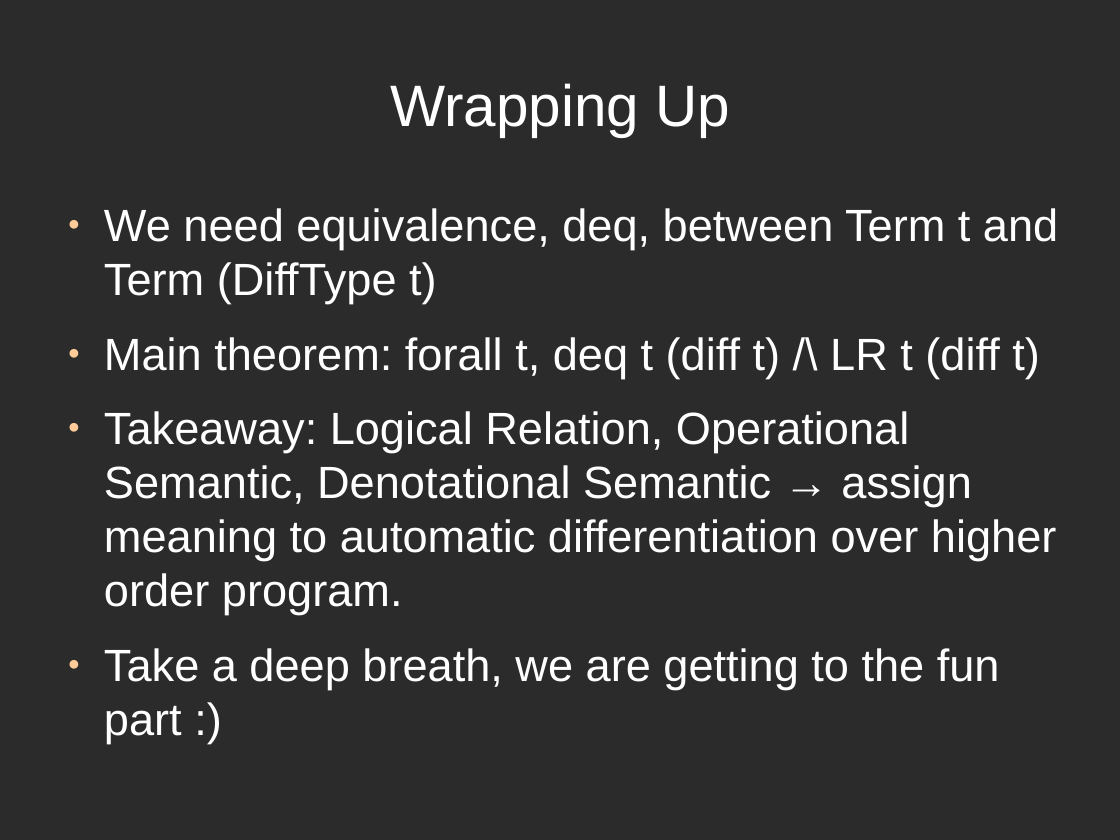
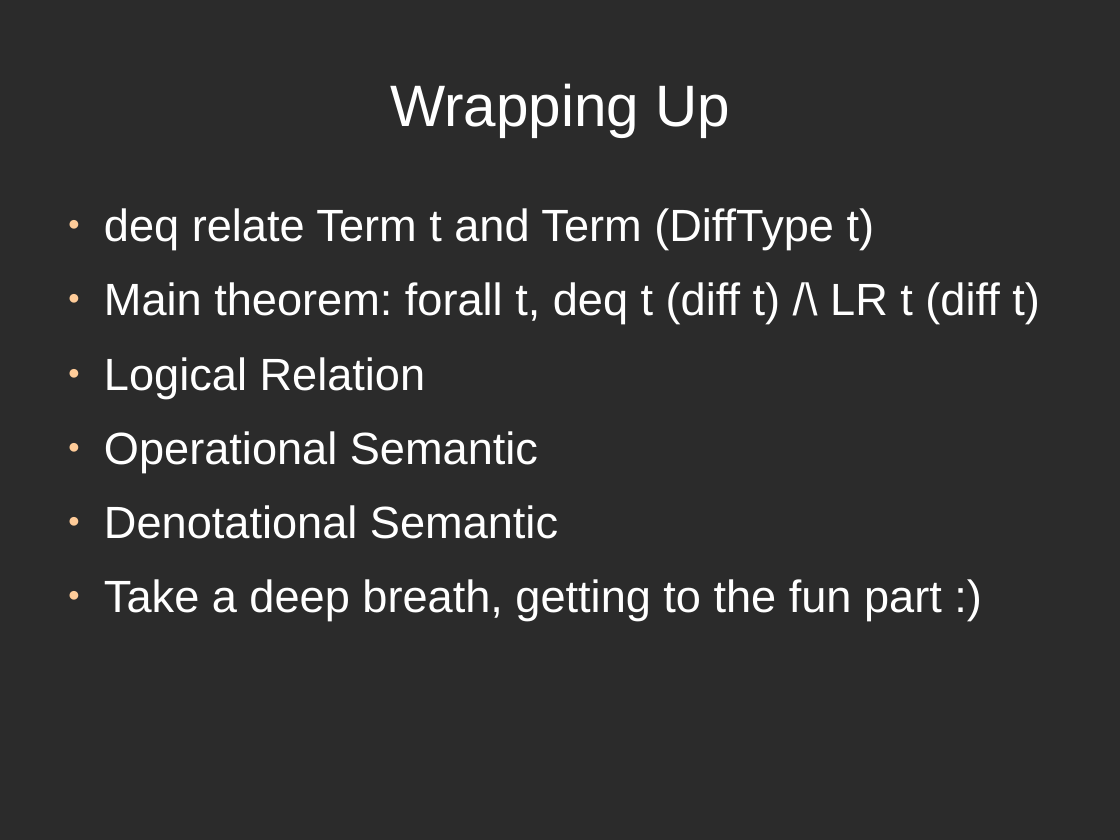
Before and after one commit to ThoughtWorksInc/DeepDarkFantasy, a slide deck: slide 20 of Talk.odp (slide 16 before the commit). Drawn at 1120x840 pixels with LibreOffice and Linux fonts; fonts in the diff are those of the drawing; background and template pictures are left out; a plain dark background stands for a picture behind light text. Boxes give left, top, right and bottom in pixels: in the first picture for what was removed or moved away, otherwise in the second. Text is boxed around its words. In the diff, an @@ line names an element or a change of style, - is before the commit and + after.

```diff
--- a/Talk.odp
+++ b/Talk.odp
@@ text at [104, 208, 875, 250]: text changed @@
-● We need equivalence, deq, between Term t and Term (DiffType t)
+● deq relate Term t and Term (DiffType t)
@@ text at [104, 357, 942, 621]: text changed @@
-● Takeaway: Logical Relation, Operational Semantic, Denotational Semantic → assign meaning to automatic differentiation over higher order program.
-● Take a deep breath, we are getting to the fun part :)
+● Logical Relation
+● Operational Semantic
+● Denotational Semantic
+● Take a deep breath, getting to the fun part :)
```
Also in this commit, not shown: 26 other slides changed, 9 slides added, 1 slide removed.
